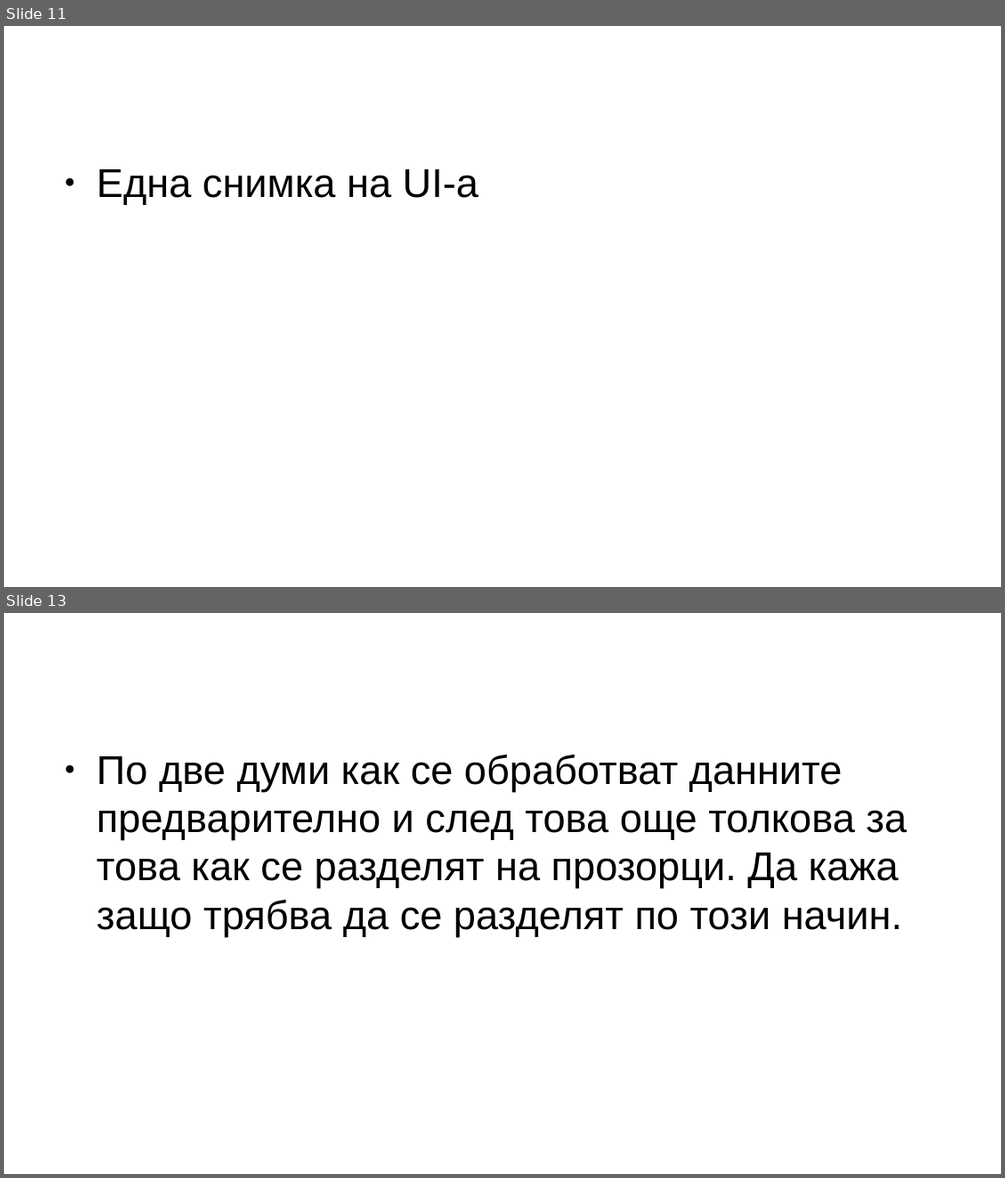
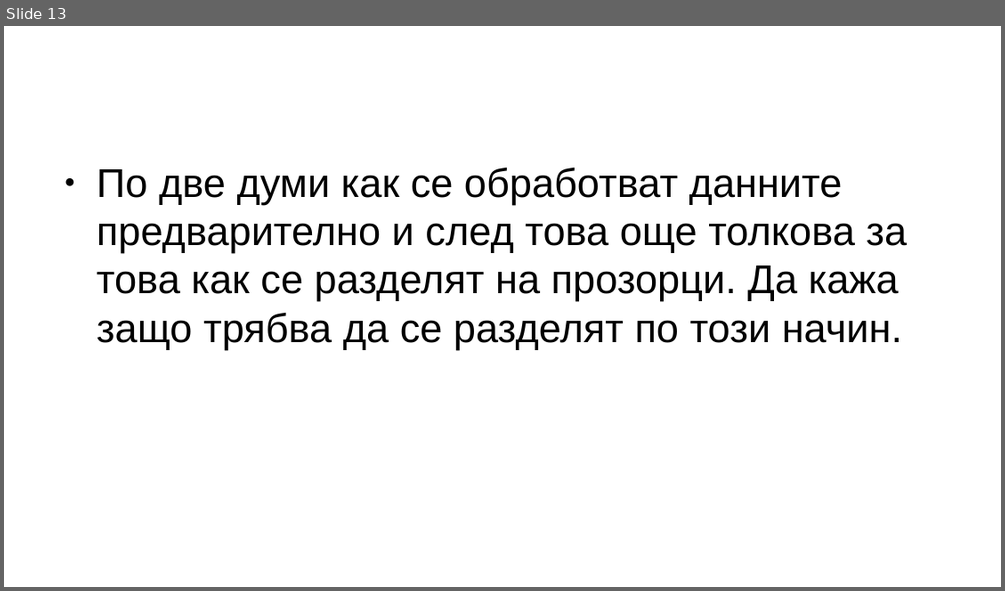
Before and after one commit to GeorgeChaparov/University-Theses, a slide deck: Presentation.odp. Shown one above the other, each under a label of ours: slides 11 and 13 before the commit, slide 13 after it; the slides between them are not shown. The pictures are 1005x1178 and 1005x591 pixels, drawn with LibreOffice and Linux fonts; fonts in the diff are those of the drawing. Boxes give left, top, right and bottom in pixels: in the first picture for what was removed or moved away, otherwise in the second. Text is boxed around its words. In the diff, an @@ line names an element or a change of style, - is before the commit and + after.

```diff
--- a/Presentation.odp
+++ b/Presentation.odp
@@ slide 11 removed at box(4, 26, 1001, 587), background #FFFFFF @@
@@ text removed at box(97, 169, 478, 205) @@
-● Една снимка на UI-а
```
Also in this commit, not shown: 3 slides changed, 2 slides added, 1 other slide removed, 2 other files.
